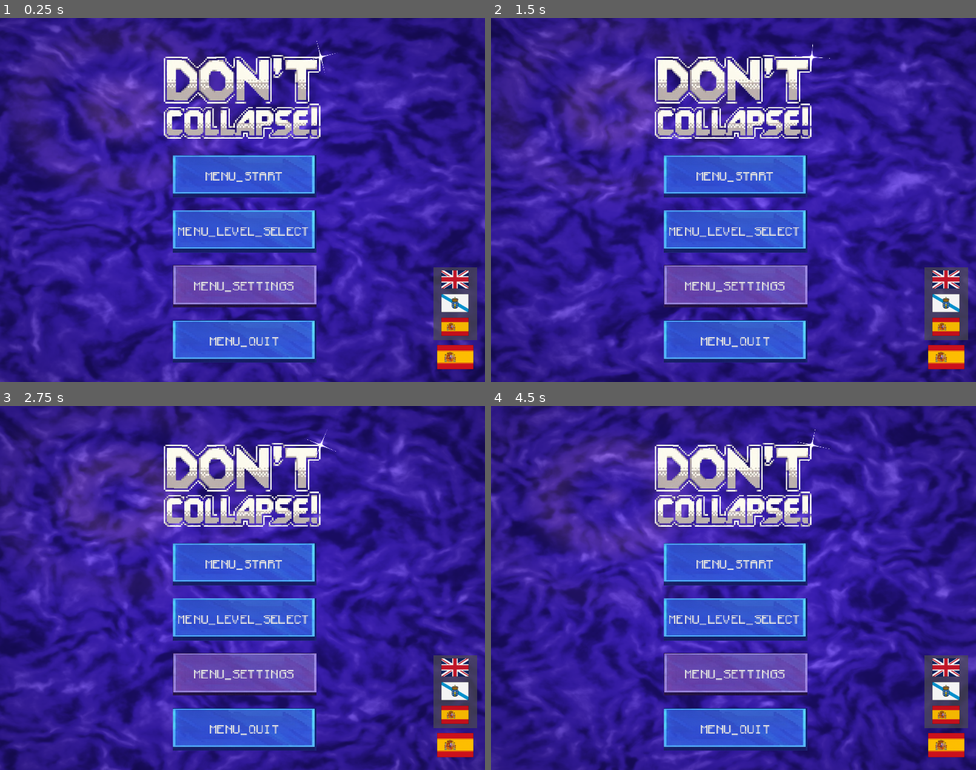
Above: before the commit, frames 1-4 (two rows, left to right).
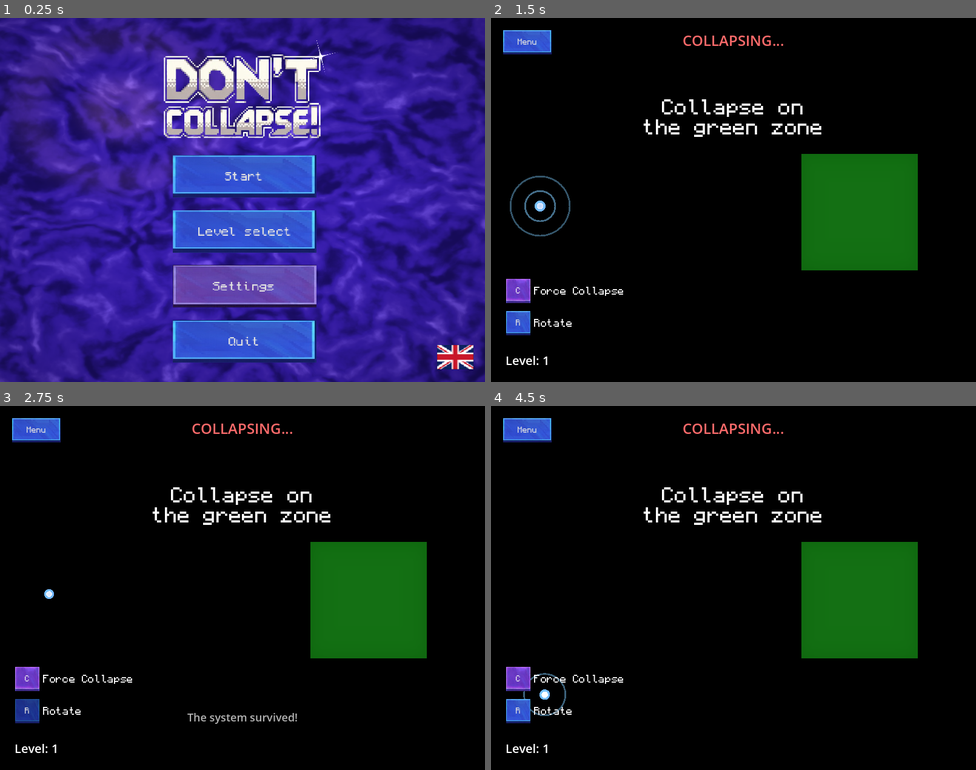
Above: after the commit, the same moments.

Repository: magnoint13/brinqo-2026
Game: Godot game, scene res://ui/MainMenu.tscn
Same seed, same stepped clock (60 frames per second), same inputs: the game is played once before the commit and once after it. Video files are missing from this copy of the repository; at most half a second of black plays in their place. Sound files missing from this copy of the repository are replaced by a short silence.
Inputs (mouse positions are in pixels of both pictures, inside the frame that each line leads up to):
- Up to frame 1 (0.25 s): no input
- Up to frame 2 (1.5 s): click "MENU_START" (after the commit: "Start") at 0.5 s; click (520, 291) at 1.25 s, where only the run after the commit has a clickable "C"
- Up to frame 3 (2.75 s): hold D from 2.03 s (still down); hold R from 2.03 s (still down)
- Up to frame 4 (4.5 s): release D at 2.78 s; release R at 2.78 s; hold S 2.78-3.53 s; tap C at 2.85, 4.35 s; hold D 3.53-4.28 s; hold R 3.53-4.28 s; hold W from 4.28 s (still down)

The runs differ from the first frame. In frame 1, 4.9% of the frame differs, in the area x 33-99%, y 6-97%; in frame 2, 100%, in the area x 0-100%, y 0-100%; in frame 3, 100%; in frame 4, 100%.
Error before the commit: Parse Error: Identifier "LanguageManager" not declared in the current scope. (res://ui/MainMenu.gd:51)

Commit message:
Merged new mechanic and fixed translations

Diff:
--- a/csv_to_translation.gd
+++ b/csv_to_translation.gd
@@ -37,6 +37,8 @@
 LEVEL_INSTRUCTION_04,Collapse one particle in each zone,Colapsa una partícula en cada zona,Colapsa unha partícula en cada zona
 LEVEL_INSTRUCTION_05,Hold R and use WASD to position and rotate,Mantén R y usa WASD para posicionar y rotar,Mantén R e usa WASD para posicionar e rotar
 TUNNEL_EFFECT,Tunnel Effect,Efecto túnel,Efeito túnel
+ENTANGLE_BREAK,Entanglement broke!,Entrelazamiento roto!,Entrelazamento quebrado!
+RE_ENTANGLEMENT,RE-ENTANGLEMENT!,ENTRELAZAMIENTO!,ENTRELAZAMENTO!
 """
 
 func _run():
--- a/project.godot
+++ b/project.godot
@@ -22,6 +22,7 @@
 AudioManager="*res://autoload/MusicManager.gd"
 ButtonSoundManager="*res://autoload/ButtonSoundManager.gd"
 SettingsManager="*res://autoload/SettingsManager.gd"
+LanguageManager="*res://autoload/LanguageManager.gd"
 
 [display]
 
@@ -77,6 +78,10 @@
 ]
 }
 
+[internationalization]
+
+locale/translations=PackedStringArray("res://resources/translations/translations.en.translation", "res://resources/translations/translations.es.translation", "res://resources/translations/translations.gl.translation")
+
 [physics]
 
 3d/physics_engine="Jolt Physics"
--- a/resources/translations/translations.csv
+++ b/resources/translations/translations.csv
@@ -34,3 +34,5 @@
 LEVEL_INSTRUCTION_04,Collapse one particle in each zone,Colapsa una partícula en cada zona,Colapsa unha partícula en cada zona
 LEVEL_INSTRUCTION_05,Hold R and use WASD to position and rotate,Mantén R y usa WASD para posicionar y rotar,Mantén R e usa WASD para posicionar e rotar
 TUNNEL_EFFECT,Tunnel Effect!,Efecto túnel!,Efecto túnel!
+ENTANGLE_BREAK,Entanglement broke!,Entrelazamiento roto!,Entrelazamento quebrado!
+RE_ENTANGLEMENT,RE-ENTANGLEMENT!,ENTRELAZAMIENTO!,ENTRELAZAMENTO!
--- a/scripts/main.gd
+++ b/scripts/main.gd
@@ -122,22 +122,23 @@
 	var time_left = max(0, collapse_timer.time_left)
 
 	if game_won:
-		hud.set_timer_text("VICTORY!")
+		hud.set_timer_text(tr("GAME_VICTORY"))
 		hud.hide_progress_bar()
 	elif game_over:
-		hud.set_timer_text("GAME OVER")
+		hud.set_timer_text(tr("GAME_OVER"))
 		hud.hide_progress_bar()
 	elif is_entanglement_broken:
-		hud.set_timer_text("ENTANGLEMENT BROKEN")
+		hud.set_timer_text(tr("ENTANGLE_BREAK"))
 		hud.hide_progress_bar()
 	elif is_reentanglement:
-		hud.set_timer_text("RE-ENTANGLEMENT!")
+		hud.set_timer_text(tr("RE_ENTANGLEMENT"))
 		hud.hide_progress_bar()
 	elif is_processing_collapse:
-		hud.set_timer_text("COLLAPSING...")
-		hud.hide_progress_bar()
+		hud.set_timer_text(tr("GAME_COLLAPSING"))
+		hud.hide_progress_bar()
+
 	elif particles_node.particles.size() > 1:
-		hud.set_timer_text("Coherence time: %.1fs" % time_left)
+		hud.set_timer_text(tr("GAME_TIMER_FORMAT") % time_left)
 		hud.set_collapse_progress(time_left, current_collapse_max_time)
 	else:
 		hud.set_timer_text("")
@@ -184,7 +185,7 @@
 		if current_zone < 0:
 			game_over = true
 			hud.set_game_over()  # Prevent further pausing
-			hud.set_status_text("COLLAPSED IN DANGER ZONE! GAME OVER!", Color(1, 0.2, 0.2))
+			hud.set_status_text(tr("GAME_DEATH_REDZONE"), Color(1, 0.2, 0.2))
 			create_flash_overlay(Color(1, 0, 0, 0.15), 0.8)
 			#VFXSpawner.spawn_burst(survivor.global_position, Color.RED)
 			screen_shake(2.0, 0.3)
@@ -199,12 +200,12 @@
 	if used_green_zones.size() != total_green_zones:
 		# neutral - respawn
 		if used_green_zones.size() != 0:
-			hud.set_status_text("You must cover all green areas", Color(0.7, 0.7, 0.7))
+			hud.set_status_text(tr("GAME_HINT_COVERAGE"), Color(0.2, 0.1, 0.7))
 		elif entanglement_broken:
-			hud.set_status_text("Entanglement is broken!", Color(0.2, 0.1, 0.7))
+			hud.set_status_text(tr("ENTANGLE_BREAK"), Color(0.2, 0.1, 0.7))
 			particles_node.break_entanglement()
 		else:
-			hud.set_status_text("The system survived!", Color(0.7, 0.7, 0.7))
+			hud.set_status_text(tr("GAME_NEUTRAL_SURVIVED"), Color(0.7, 0.7, 0.7))
 
 		# Fade in connection lines after respawn
 		particles_node.fade_in_lines(0.5)
@@ -224,7 +225,7 @@
 	else: # green - win condition
 		game_won = true
 		hud.set_game_over()  # Prevent further pausing
-		hud.set_status_text("QUANTUM STATE STABILIZED! YOU WIN!", Color(0.31, 1, 0.4))
+		hud.set_status_text(tr("GAME_WIN_STABILIZED"), Color(0.31, 1, 0.4))
 		create_flash_overlay(Color(0, 1, 0, 0.15), 0.8)
 		#VFXSpawner.spawn_burst(survivor.global_position, Color.GREEN)
 		screen_shake(2.5, 0.4)
Binary file changed: resources/translations/translations.en.translation
Binary file changed: resources/translations/translations.es.translation
Binary file changed: resources/translations/translations.gl.translation
